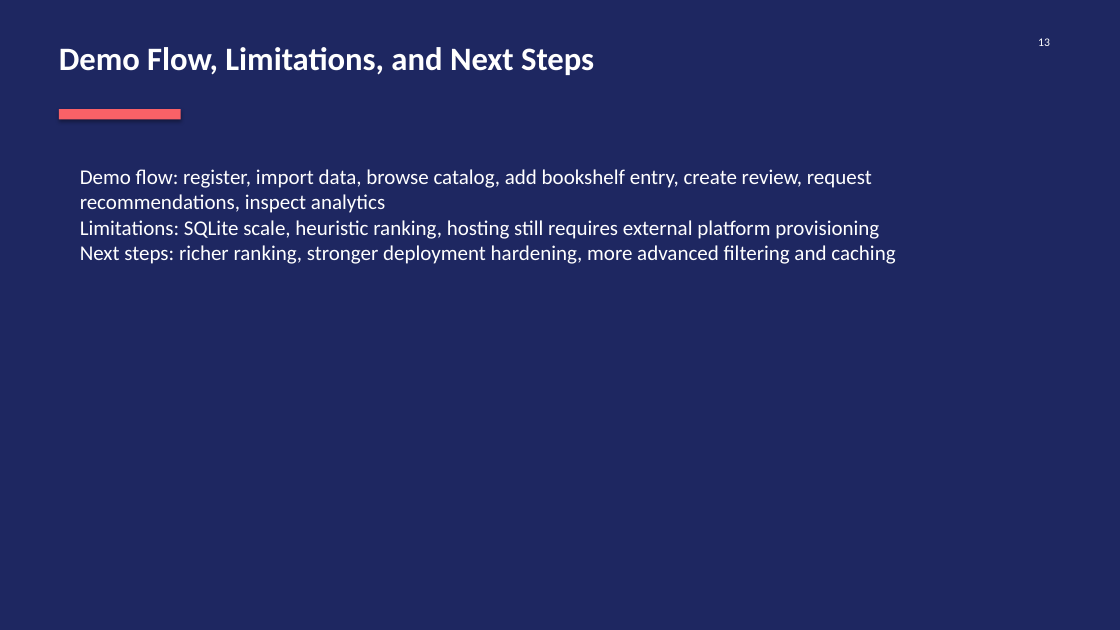
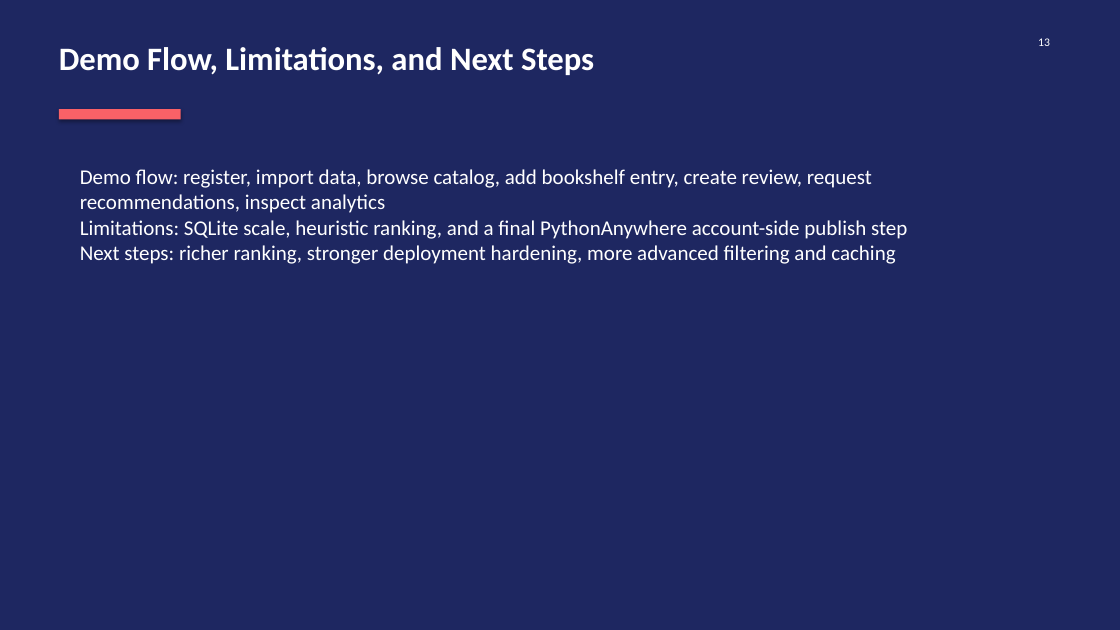
Before and after one commit to IJF9GAWHY8FGA8/bookscope-api, a slide deck: slide 13 of slides/bookscope_presentation.pptx. Drawn at 1120x630 pixels with LibreOffice and Linux fonts; fonts in the diff are those of the drawing. Boxes give left, top, right and bottom in pixels: in the first picture for what was removed or moved away, otherwise in the second. Text is boxed around its words. In the diff, an @@ line names an element or a change of style, - is before the commit and + after.

Commit message:
docs: switch deployment package to PythonAnywhere

```diff
--- a/slides/bookscope_presentation.pptx
+++ b/slides/bookscope_presentation.pptx
@@ text at box(80, 220, 907, 239): text changed @@
-Limitations: SQLite scale, heuristic ranking, hosting still requires external platform provisioning
+Limitations: SQLite scale, heuristic ranking, and a final PythonAnywhere account-side publish step
```
Also in this commit, not shown: 1 other slide changed, 15 other files.
